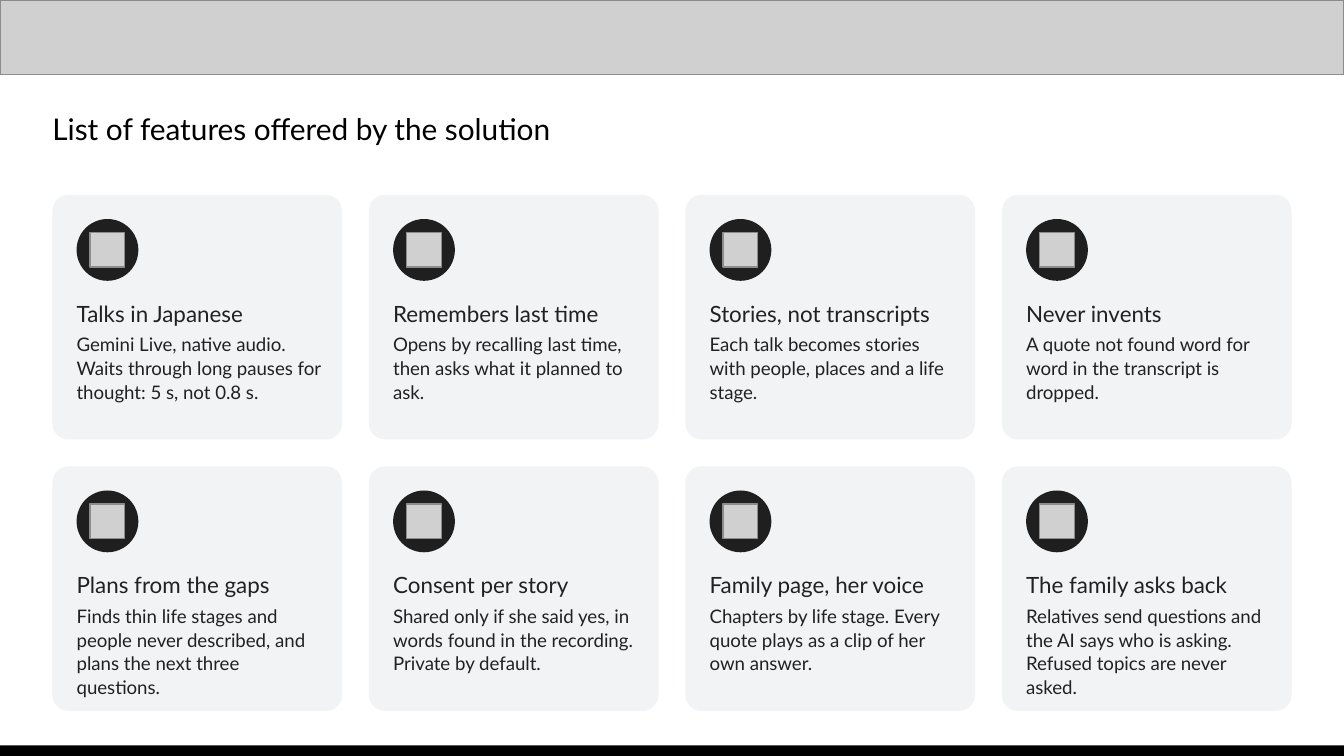
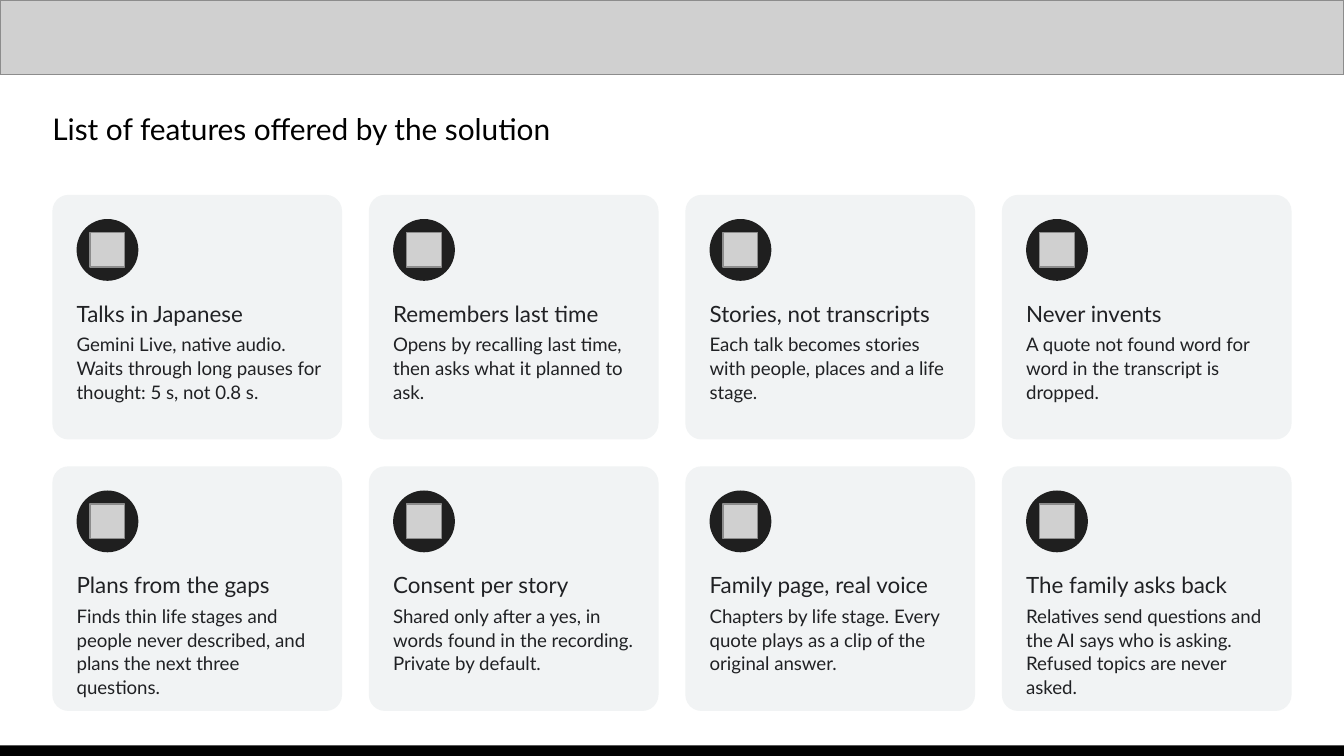
Before and after one commit to kaseovo/kataribe, a slide deck: slide 4 of docs/demo/kataribe-pitch-deck.pptx. Drawn at 1344x756 pixels with LibreOffice and Linux fonts; fonts in the diff are those of the drawing; grey boxes stand for pictures. Boxes give left, top, right and bottom in pixels: in the first picture for what was removed or moved away, otherwise in the second. Text is boxed around its words. In the diff, an @@ line names an element or a change of style, - is before the commit and + after.

```diff
--- a/docs/demo/kataribe-pitch-deck.pptx
+++ b/docs/demo/kataribe-pitch-deck.pptx
@@ text at (710,576,940,674): text changed @@
-Family page, her voice
-Chapters by life stage. Every quote plays as a clip of her own answer.
+Family page, real voice
+Chapters by life stage. Every quote plays as a clip of the original answer.
@@ text at (393,609,633,674): text changed @@
-Shared only if she said yes, in words found in the recording. Private by default.
+Shared only after a yes, in words found in the recording. Private by default.
```
Also in this commit, not shown: 9 other slides changed, 1 other file.
